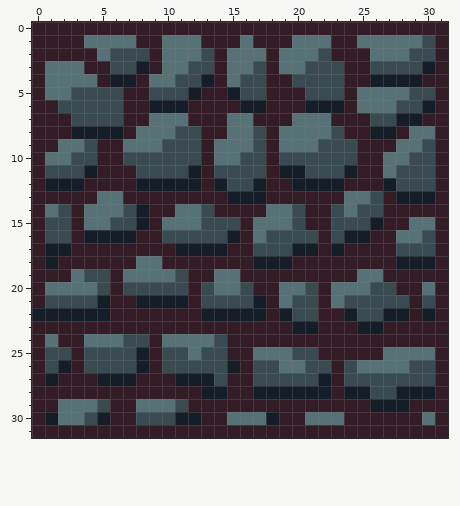
One commit to this pixel-art sprite: ground_stone1.png.PNG. That is the earlier state.
The file is 32x32 pixels.
New version:
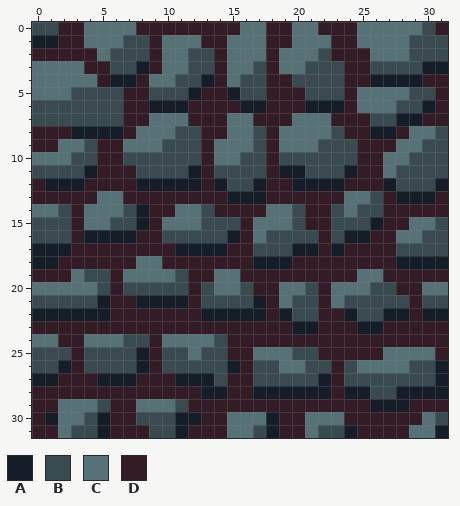
Palette (. is transparent): A #151d28  B #394a50  C #577277  D #341c27
Diff:
Colour D becomes colour A in row 1 at x 0 to 1; in row 3 at x 31; in row 12 at x 31; in row 17 at x 0; in row 18 at x 0 and 31; in row 22 at x 31.
Colour D becomes colour A in row 26 at x 31; in row 27 at x 0 and 31; in row 28 at x 31; in row 31 at x 5, 11, 18, 24 and 31.
Colour C becomes colour B in row 1 at x 7 and 29; in row 2 at x 12.
Colour D becomes colour B in row 0 at x 0 to 1 and 30; in row 1 at x 8 and 31; in row 2 at x 31; in row 6 at x 0 to 1; in row 7 at x 0 to 2; in rows 8 to 10 at x 31.
Colour D becomes colour B in row 11 at x 0 and 31; in rows 15 to 16 at x 0 and 31; in row 17 at x 31; in row 21 at x 0 and 31; in rows 25 to 26 at x 0; in row 30 at x 31.
Colour D becomes colour B in row 31 at x 3 to 4, 9 to 10, 17 and 22 to 23.
Colour D becomes colour C in row 0 at x 4 to 7, 16 to 17, 20 to 21 and 25 to 29; in row 1 at x 15 and 17; in rows 3 to 5 at x 0; in row 10 at x 0; in row 14 at x 0; in row 20 at x 0 and 31.
Colour D becomes colour C in row 24 at x 0; in row 31 at x 2, 15 to 16, 21 and 29 to 30.
Changed places in both pictures, as pixel boxes (x1, y1, x2, y2):
changed: (32, 22, 149, 438)
changed: (188, 22, 448, 438)
changed: (149, 425, 188, 438)
